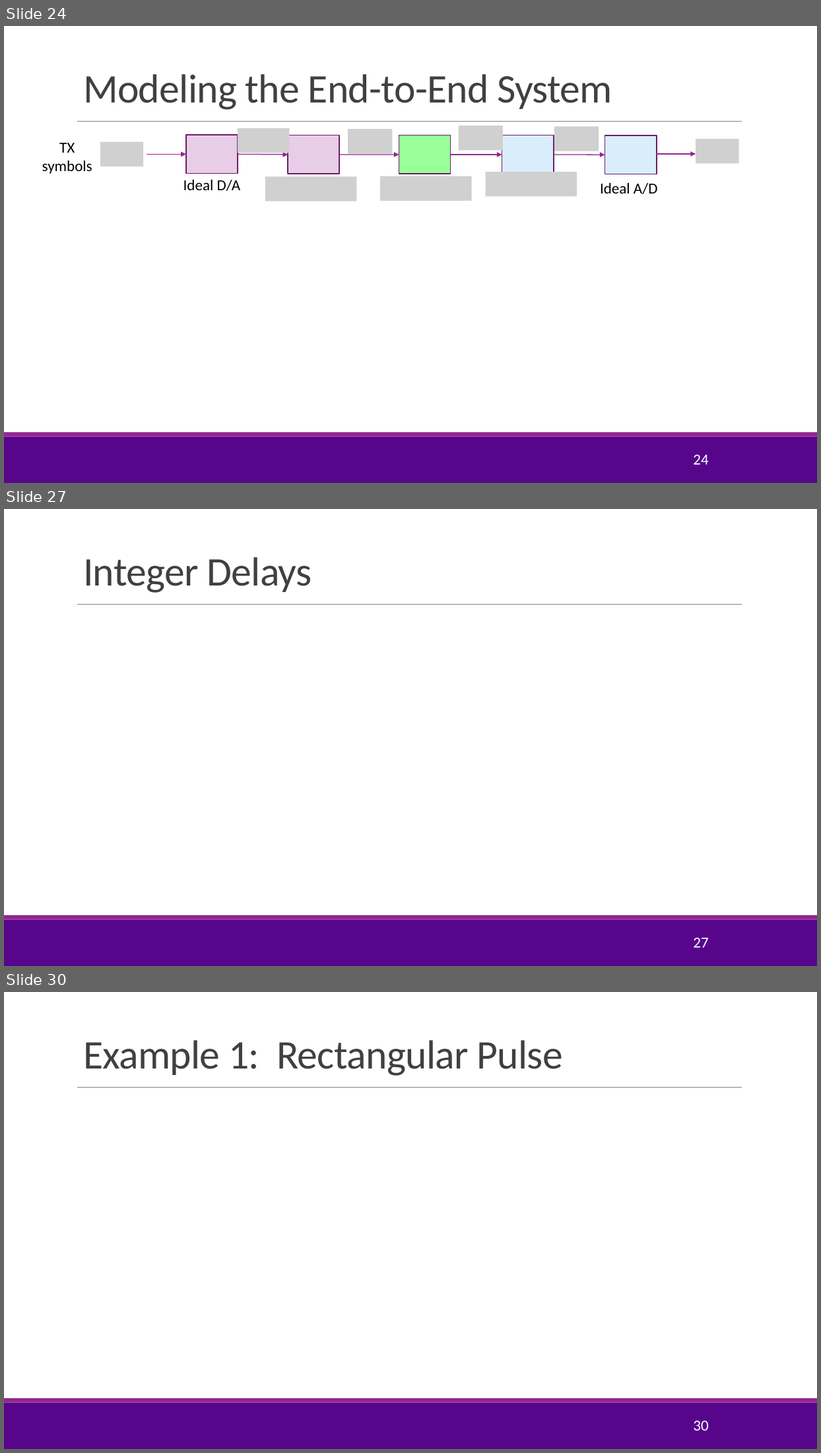
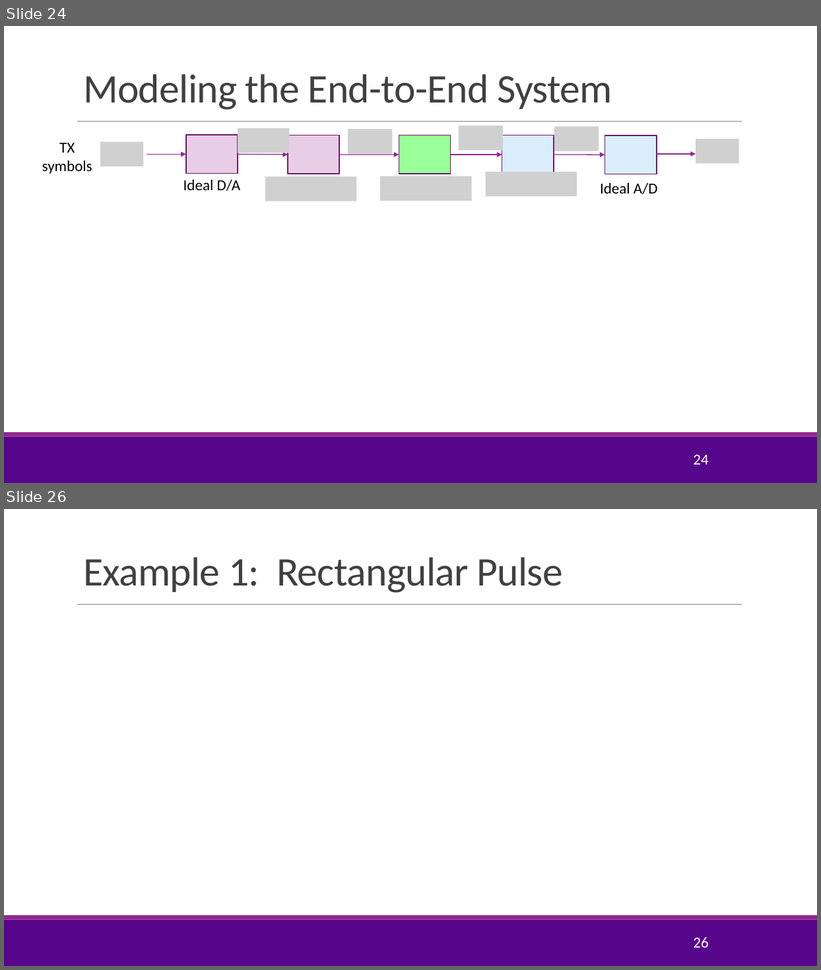
Before and after one commit to sdrangan/digitalcomm, a slide deck: Lectures/Unit03_RxFilter.pptx. Shown one above the other, each under a label of ours: slides 24, 27 and 30 before the commit, slides 24 and 26 after it; the slides between them are not shown. The pictures are 821x1453 and 821x970 pixels, drawn with LibreOffice and Linux fonts; fonts in the diff are those of the drawing; grey boxes stand for pictures; background and template pictures are left out. Boxes give left, top, right and bottom in pixels: in the first picture for what was removed or moved away, otherwise in the second. Text is boxed around its words. In the diff, an @@ line names an element or a change of style, - is before the commit and + after.

```diff
--- a/Lectures/Unit03_RxFilter.pptx
+++ b/Lectures/Unit03_RxFilter.pptx
@@ slide 27 removed at (x1=4, y1=509, x2=817, y2=966), background #FFFFFF; not listed: 3 template elements that a slide beside it also shows @@
@@ title removed at (x1=83, y1=557, x2=312, y2=593) @@
-Integer Delays
@@ page number removed at (x1=693, y1=938, x2=708, y2=948) @@
-27
@@ what was slide 30 is now slide 26 @@
@@ page number at (x1=693, y1=937, x2=708, y2=948): text changed @@
-30
+26
```
Also in this commit, not shown: 4 slides changed, 1 slide added, 6 other slides removed, 7 other files.
